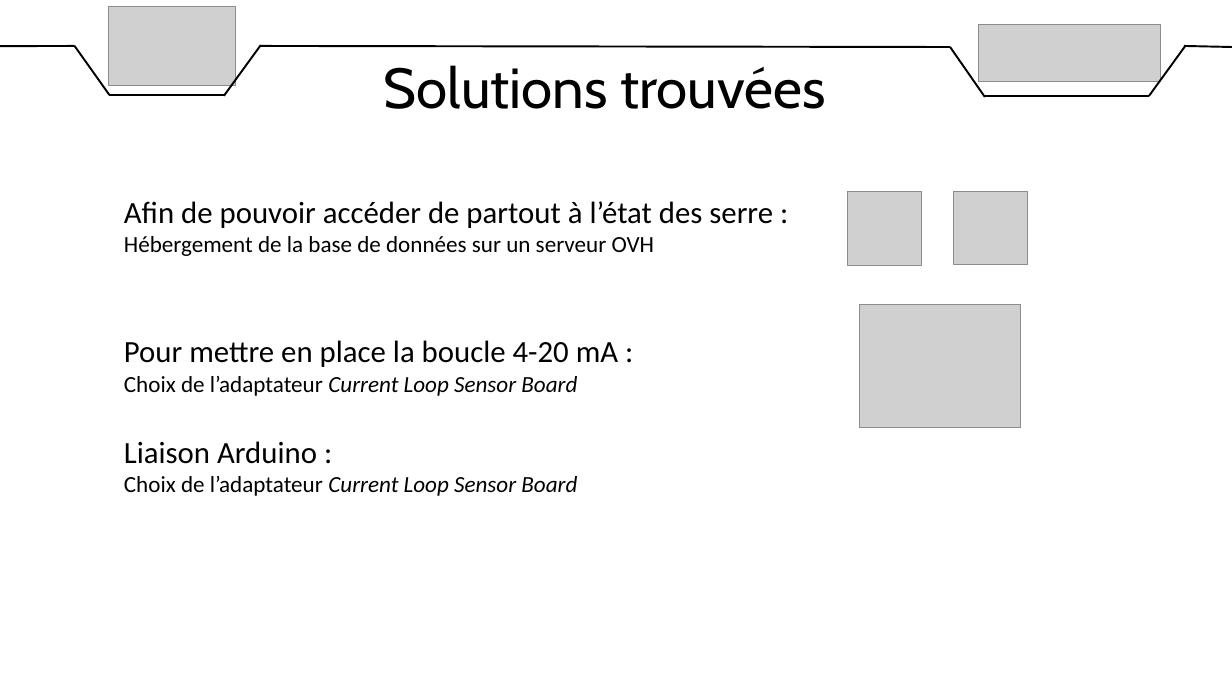
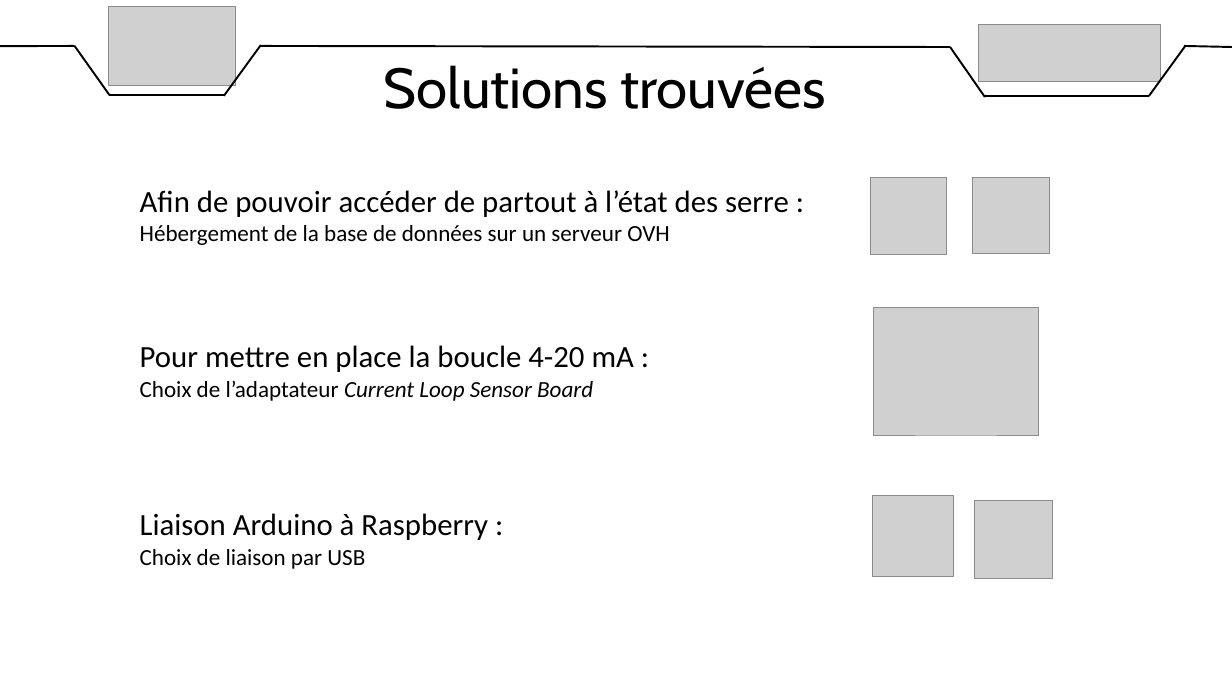
Before and after one commit to DylanChe/SupervisionSerre, a slide deck: slide 9 of oral_projet/revue_2/diaporama_revue_2_samuel.pptx. Drawn at 1232x693 pixels with LibreOffice and Linux fonts; fonts in the diff are those of the drawing; grey boxes stand for pictures. Boxes give left, top, right and bottom in pixels: in the first picture for what was removed or moved away, otherwise in the second. Text is boxed around its words. In the diff, an @@ line names an element or a change of style, - is before the commit and + after.

```diff
--- a/oral_projet/revue_2/diaporama_revue_2_samuel.pptx
+++ b/oral_projet/revue_2/diaporama_revue_2_samuel.pptx
@@ text "Afin de pouvoir accéder de ...": place and size @@
-text "Afin de pouvoir accéder de ..." at bbox=[124, 201, 773, 256]
+text "Afin de pouvoir accéder de ..." at bbox=[140, 190, 789, 245]
@@ picture: place and size @@
-picture at bbox=[848, 191, 922, 265]
+picture at bbox=[871, 177, 947, 254]
@@ picture: place and size @@
-picture at bbox=[954, 191, 1028, 264]
+picture at bbox=[973, 178, 1050, 254]
@@ picture: place and size @@
-picture at bbox=[860, 304, 1021, 428]
+picture at bbox=[874, 307, 1039, 434]
@@ text "Pour mettre en place la ...": place and size @@
-text "Pour mettre en place la ..." at bbox=[124, 340, 618, 396]
+text "Pour mettre en place la ..." at bbox=[140, 345, 634, 401]
@@ picture added at bbox=[872, 495, 954, 577] @@
@@ picture added at bbox=[975, 500, 1054, 579] @@
@@ text at bbox=[140, 513, 488, 569]: text changed; size 18 to 24 pt @@
-Liaison Arduino :
-Choix de l’adaptateur Current Loop Sensor Board
+Liaison Arduino à Raspberry :
+Choix de liaison par USB
```
Also in this commit, not shown: 2 other slides changed, 2 slides added, 2 other files.
